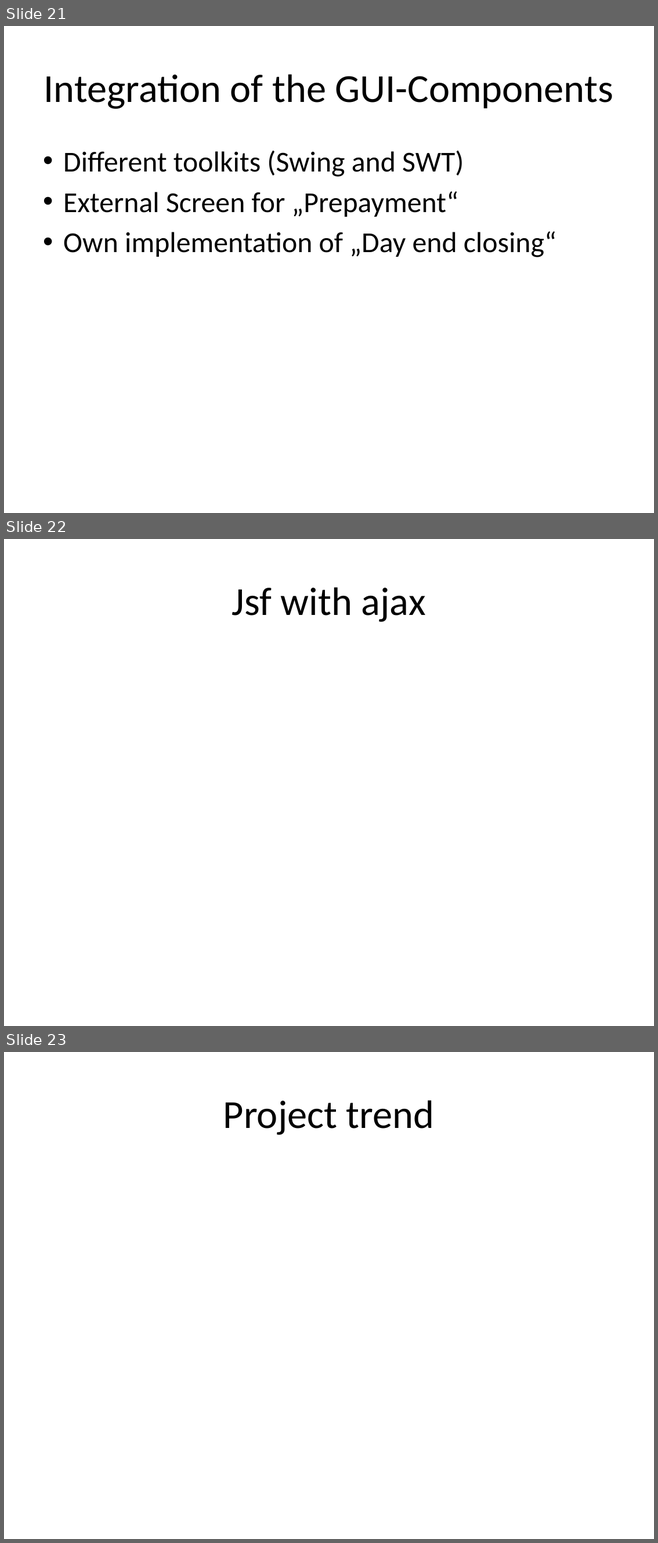
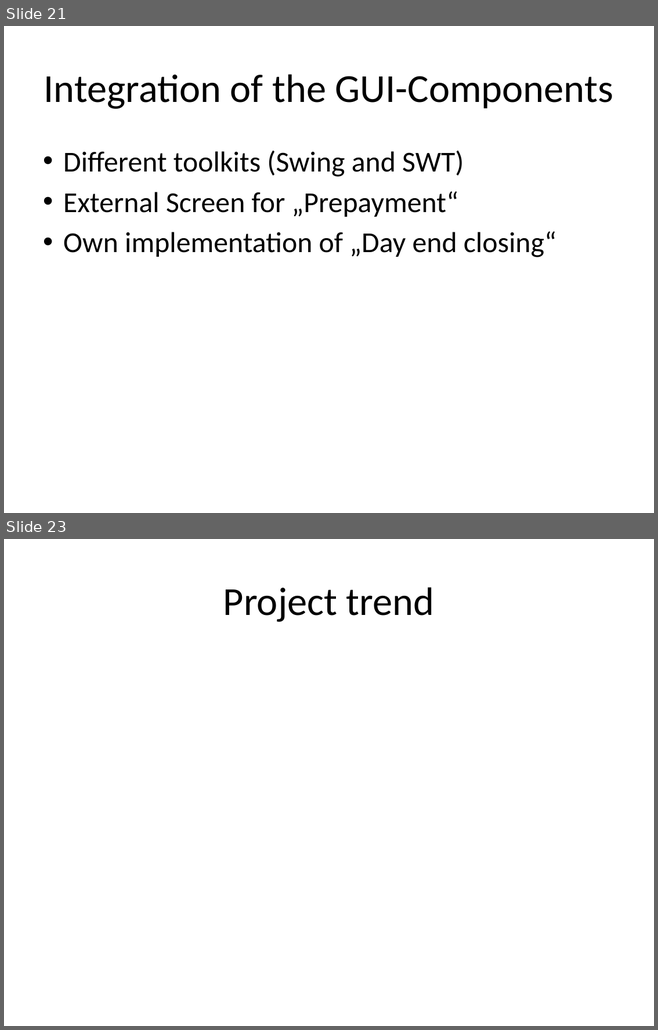
Before and after one commit to markusmo/HotelSoftware, a slide deck: Documentation/Praesentation/TechnicalPart.pptx. Shown one above the other, each under a label of ours: slides 21, 22 and 23 before the commit, slides 21 and 23 after it; the slides between them are not shown. The pictures are 658x1543 and 658x1030 pixels, drawn with LibreOffice and Linux fonts; fonts in the diff are those of the drawing. Boxes give left, top, right and bottom in pixels: in the first picture for what was removed or moved away, otherwise in the second. Text is boxed around its words. In the diff, an @@ line names an element or a change of style, - is before the commit and + after.

```diff
--- a/Documentation/Praesentation/TechnicalPart.pptx
+++ b/Documentation/Praesentation/TechnicalPart.pptx
@@ slide 22 removed at [4, 539, 654, 1026], background #FFFFFF @@
@@ title removed at [232, 587, 426, 622] @@
-Jsf with ajax
```
Also in this commit, not shown: 1 slide changed, 1 slide added, 1 other file.
